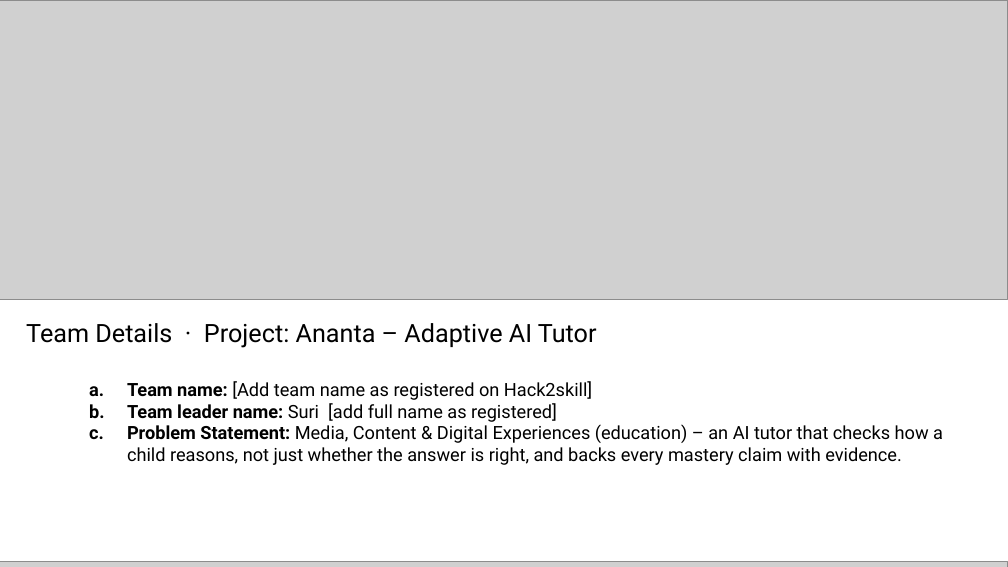
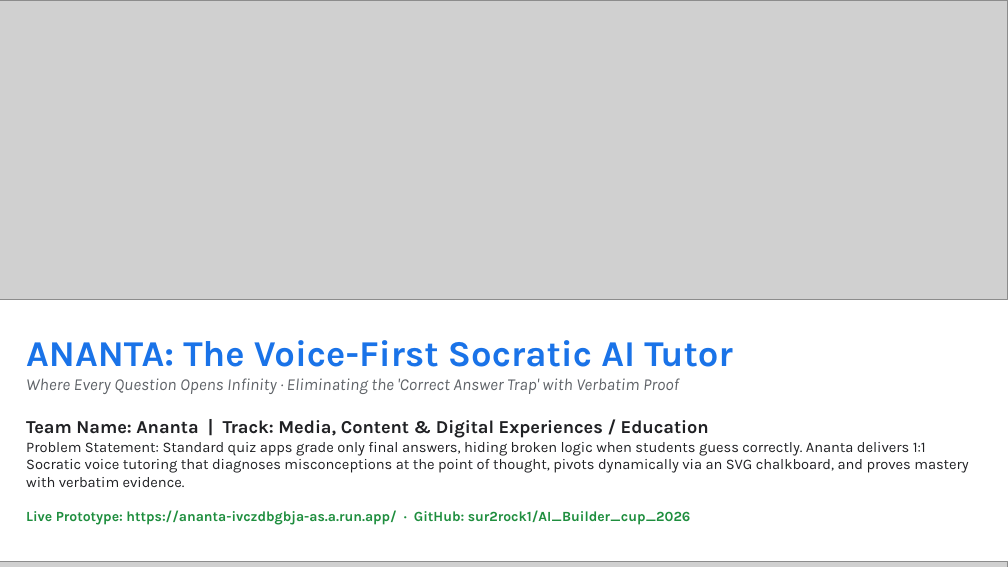
Before and after one commit to sur2rock1/AI_Builder_cup_2026, a slide deck: slide 1 of docs/Submission_Template_AI_Builder_Cup_Filled.pptx. Drawn at 1008x567 pixels with LibreOffice and Linux fonts; fonts in the diff are those of the drawing; grey boxes stand for pictures. Boxes give left, top, right and bottom in pixels: in the first picture for what was removed or moved away, otherwise in the second. Text is boxed around its words. In the diff, an @@ line names an element or a change of style, - is before the commit and + after.

Commit message:
Overhaul official AI Builder Cup pitch deck with executive Google Cloud cards, high-res architecture, flow, problem, and benchmark diagrams

```diff
--- a/docs/Submission_Template_AI_Builder_Cup_Filled.pptx
+++ b/docs/Submission_Template_AI_Builder_Cup_Filled.pptx
@@ text at <box>26,340,968,525</box>: text changed; size 13 to 10.5 pt; font Roboto to Karla; text colour #000000 to #202124 @@
-Team Details · Project: Ananta – Adaptive AI Tutor
-  a. Team name: [Add team name as registered on Hack2skill]
-  b. Team leader name: Suri [add full name as registered]
-  c. Problem Statement: Media, Content & Digital Experiences (education) – an AI tutor that checks how a child reasons, not just whether the answer is right, and backs every mastery claim with evidence.
+ANANTA: The Voice-First Socratic AI Tutor
+Where Every Question Opens Infinity · Eliminating the 'Correct Answer Trap' with Verbatim Proof
+Team Name: Ananta | Track: Media, Content & Digital Experiences / Education
+Problem Statement: Standard quiz apps grade only final answers, hiding broken logic when students guess correctly. Ananta delivers 1:1 Socratic voice tutoring that diagnoses misconceptions at the point of thought, pivots dynamically via an SVG chalkboard, and proves mastery with verbatim evidence.
+Live Prototype: https://ananta-ivczdbgbja-as.a.run.app/ · GitHub: sur2rock1/AI_Builder_cup_2026
```
Also in this commit, not shown: 1 other slide changed, 14 slides added, 12 slides removed, 8 other files.
